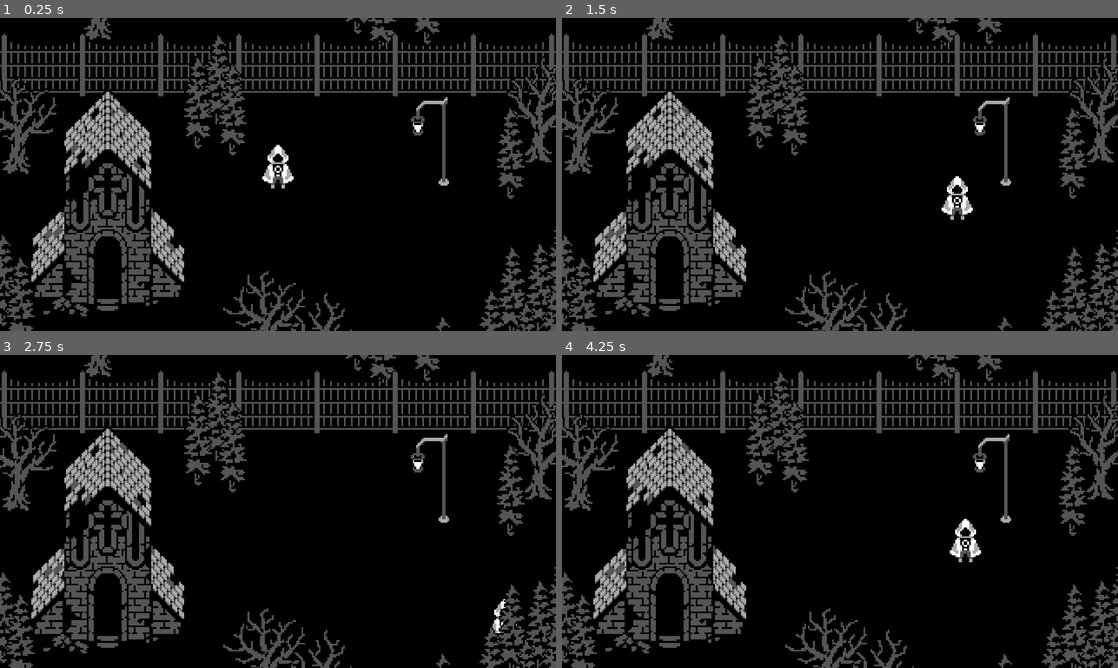
Above: before the commit, frames 1-4 (two rows, left to right).
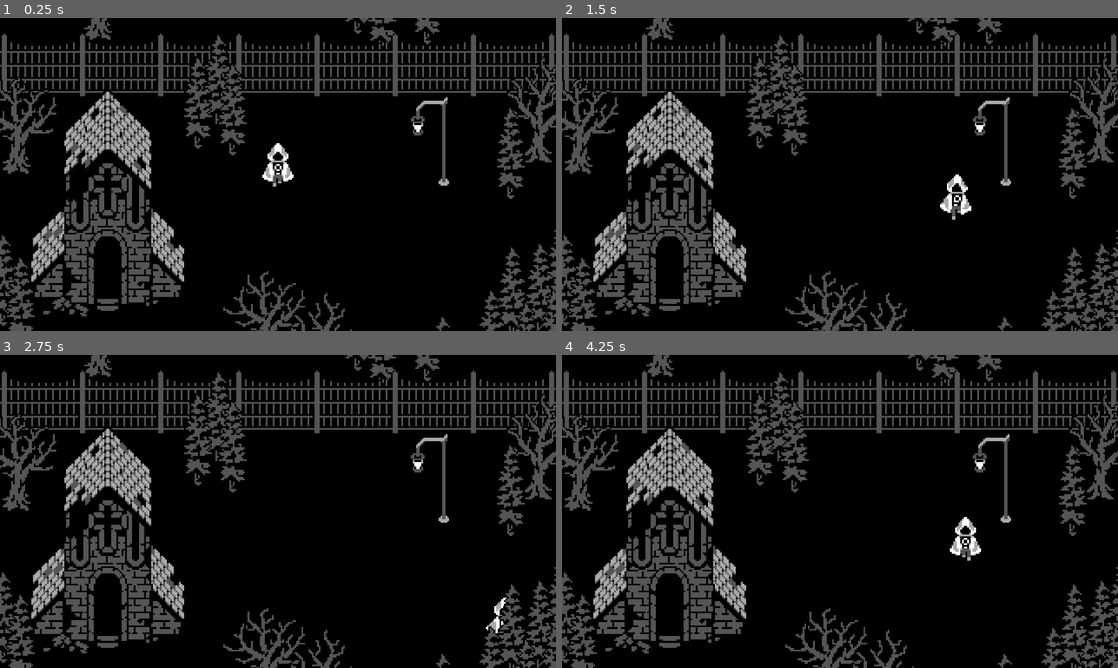
Above: after the commit, the same moments.

Repository: uheartbeast/eight-direction-animation
Game: Godot game, scene res://world.tscn
Same seed, same stepped clock (60 frames per second), same inputs: the game is played once before the commit and once after it.
Inputs:
- Up to frame 1 (0.25 s): no input
- Up to frame 2 (1.5 s): tap Enter at 0.5 s; hold Right (move_right) 0.53-1.28 s; hold Down (move_down) from 1.28 s (still down)
- Up to frame 3 (2.75 s): release Down (move_down) at 2.03 s; hold Right (move_right) from 2.03 s (still down)
- Up to frame 4 (4.25 s): release Right (move_right) at 2.78 s; hold Up (move_up) 2.78-3.53 s; hold Left (move_left) from 3.53 s (still down)

The runs differ from the first frame. In frame 1, 0.3% of the frame differs, in the area x 47-53%, y 40-55%; in frame 2, 0.3%; in frame 3, less than 0.1%; in frame 4, 0.3%, in the area x 69-76%, y 51-67%.

Commit message:
3 - Animation Tree

Diff:
--- a/player.gd
+++ b/player.gd
@@ -4,6 +4,11 @@
 
 var input_vector: = Vector2.ZERO
 
+@onready var animation_tree: AnimationTree = $AnimationTree
+
+func _ready() -> void:
+	animation_tree.set("parameters/TimeScale/scale", 0.1)
+
 func _physics_process(delta: float) -> void:
 	input_vector = Input.get_vector("move_left", "move_right", "move_up", "move_down")
 
--- a/player.tscn
+++ b/player.tscn
@@ -404,6 +404,20 @@
 &"run_west": SubResource("Animation_606se")
 }
 
+[sub_resource type="AnimationNodeAnimation" id="AnimationNodeAnimation_onrkg"]
+animation = &"run_south"
+
+[sub_resource type="AnimationNodeTimeScale" id="AnimationNodeTimeScale_i3pqv"]
+
+[sub_resource type="AnimationNodeBlendTree" id="AnimationNodeBlendTree_hqtel"]
+graph_offset = Vector2(-324.167, 6.66667)
+nodes/Animation/node = SubResource("AnimationNodeAnimation_onrkg")
+nodes/Animation/position = Vector2(-100, 116.667)
+nodes/TimeScale/node = SubResource("AnimationNodeTimeScale_i3pqv")
+nodes/TimeScale/position = Vector2(116.667, 116.667)
+nodes/output/position = Vector2(366.667, 100)
+node_connections = [&"TimeScale", 0, &"Animation", &"output", 0, &"TimeScale"]
+
 [node name="Player" type="CharacterBody2D"]
 motion_mode = 1
 script = ExtResource("1_onrkg")
@@ -420,7 +434,9 @@
 autoplay = "idle_south"
 
 [node name="AnimationTree" type="AnimationTree" parent="."]
+tree_root = SubResource("AnimationNodeBlendTree_hqtel")
 anim_player = NodePath("../AnimationPlayer")
+parameters/TimeScale/scale = 1.0
 
 [node name="CollisionPolygon2D" type="CollisionPolygon2D" parent="."]
 polygon = PackedVector2Array(0, 2, -7, -4, 0, -12, 7, -4)
Not shown: 1 places in player.tscn that only renumber resources
